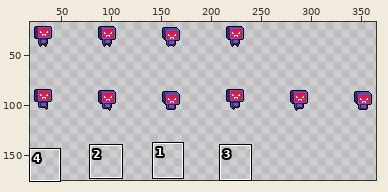
Two states of a sprite sheet, Assets/Entity/Enemy/NewEnemyRobo.png. Above, an overview of the earlier version with the close-up marked.
Close-up. Before the edit:
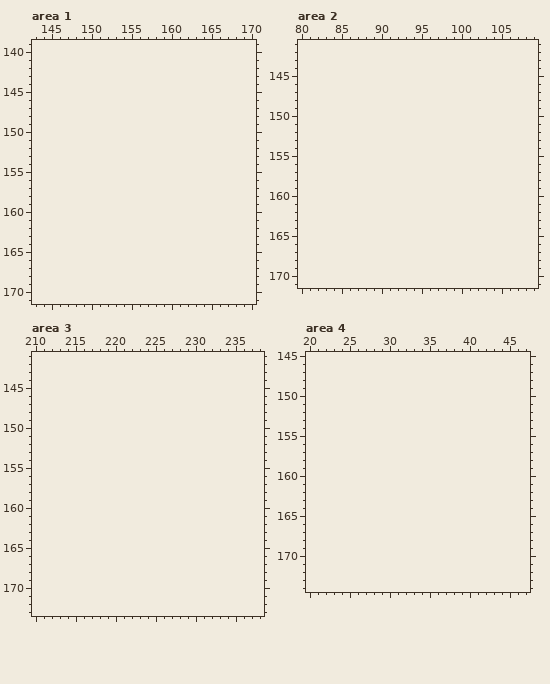
The file is 384x128 pixels. Shown: area 1: x 143..170, y 139..171; area 2: x 80..109, y 141..171; area 3: x 210..238, y 141..173; area 4: x 20..47, y 145..174. The old version is drawn lined up with the new one, on the new canvas. The wide view leaves out empty margins.
The result:
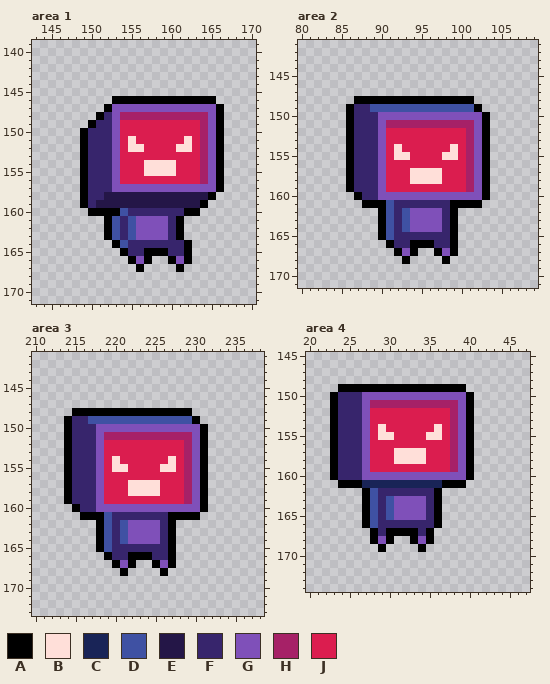
Palette (. is transparent): A #000000  B #ffdfd9  C #192457  D #3f51a3  E #241647  F #37256c  G #7f50b9  H #a62167  J #db1d4f
Log entry: Editor changes and hit animation for the enemy.
The exact change:
canvas 384x128 -> 384x192
--- area 1
@@ x 143..170 @@
 145 ............................
-146 ............................
-147 ............................
-148 ............................
-149 ............................
-150 ............................
-151 ............................
-152 ............................
-153 ............................
-154 ............................
-155 ............................
-156 ............................
-157 ............................
-158 ............................
-159 ............................
-160 ............................
-161 ............................
-162 ............................
-163 ............................
-164 ............................
-165 ............................
-166 ............................
-167 ............................
+146 ..........AAAAAAAAAAAAA.....
+147 .........AGGGGGGGGGGGGGA....
+148 ........AFGHHHHHHHHHHHGA....
+149 .......AFFGJJJJJJJJJJHGA....
+150 ......AFFFGJJJJJJJJJJHGA....
+151 ......AFFFGJBJJJJJJBJHGA....
+152 ......AFFFGJBBJJJJBBJHGA....
+153 ......AFFFGJJJJJJJJJJHGA....
+154 ......AFFFGJJJBBBBJJJHGA....
+155 ......AFFFGJJJBBBBJJJHGA....
+156 ......AFFFGJJJJJJJJJJHGA....
+157 ......AFFFGGGGGGGGGGGGGA....
+158 ......AFFEEEEEEEEEEEEEA.....
+159 ......AFEEEEEEEEEEEEEA......
+160 .......AAAADFFFFFFFAA.......
+161 .........ADFDGGGGFA.........
+162 .........ADFDGGGGFA.........
+163 .........ADFDGGGGFA.........
+164 ..........ADFFFFFFFA........
+165 ...........AFFAAAFFA........
+166 ............AGA..AGA........
+167 .............A....A.........
 168 ............................
--- area 2
@@ x 80..109 @@
 147 ..............................
-148 ..............................
-149 ..............................
-150 ..............................
-151 ..............................
-152 ..............................
-153 ..............................
-154 ..............................
-155 ..............................
-156 ..............................
-157 ..............................
-158 ..............................
-159 ..............................
-160 ..............................
-161 ..............................
-162 ..............................
-163 ..............................
-164 ..............................
-165 ..............................
-166 ..............................
-167 ..............................
-168 ..............................
+148 .......AAAAAAAAAAAAAAA........
+149 ......AFFDDDDDDDDDDDDDA.......
+150 ......AFFFGGGGGGGGGGGGGA......
+151 ......AFFFGHHHHHHHHHHHGA......
+152 ......AFFFGJJJJJJJJJJHGA......
+153 ......AFFFGJJJJJJJJJJHGA......
+154 ......AFFFGJBJJJJJJBJHGA......
+155 ......AFFFGJBBJJJJBBJHGA......
+156 ......AFFFGJJJJJJJJJJHGA......
+157 ......AFFFGJJJBBBBJJJHGA......
+158 ......AFFFGJJJBBBBJJJHGA......
+159 ......AFFFGJJJJJJJJJJHGA......
+160 .......AFFGGGGGGGGGGGGGA......
+161 ........AAADFFFFFFFAAAA.......
+162 ..........ADFDGGGGFA..........
+163 ..........ADFDGGGGFA..........
+164 ..........ADFDGGGGFA..........
+165 ..........ADFFFFFFFA..........
+166 ...........AFFAAAFFA..........
+167 ............AGA..AGA..........
+168 .............A....A...........
 169 ..............................
--- area 3
@@ x 210..238 @@
 147 .............................
-148 .............................
-149 .............................
-150 .............................
-151 .............................
-152 .............................
-153 .............................
-154 .............................
-155 .............................
-156 .............................
-157 .............................
-158 .............................
-159 .............................
-160 .............................
-161 .............................
-162 .............................
-163 .............................
-164 .............................
-165 .............................
-166 .............................
-167 .............................
-168 .............................
+148 .....AAAAAAAAAAAAAAA.........
+149 ....AFFDDDDDDDDDDDDDA........
+150 ....AFFFGGGGGGGGGGGGGA.......
+151 ....AFFFGHHHHHHHHHHHGA.......
+152 ....AFFFGJJJJJJJJJJHGA.......
+153 ....AFFFGJJJJJJJJJJHGA.......
+154 ....AFFFGJBJJJJJJBJHGA.......
+155 ....AFFFGJBBJJJJBBJHGA.......
+156 ....AFFFGJJJJJJJJJJHGA.......
+157 ....AFFFGJJJBBBBJJJHGA.......
+158 ....AFFFGJJJBBBBJJJHGA.......
+159 ....AFFFGJJJJJJJJJJHGA.......
+160 .....AFFGGGGGGGGGGGGGA.......
+161 ......AAADFFFFFFFAAAA........
+162 ........ADFDGGGGFA...........
+163 ........ADFDGGGGFA...........
+164 ........ADFDGGGGFA...........
+165 ........ADFFFFFFFA...........
+166 .........AFFAAAFFA...........
+167 ..........AGA..AGA...........
+168 ...........A....A............
 169 .............................
--- area 4
@@ x 20..47 @@
 148 ............................
-149 ............................
-150 ............................
-151 ............................
-152 ............................
-153 ............................
-154 ............................
-155 ............................
-156 ............................
-157 ............................
-158 ............................
-159 ............................
-160 ............................
-161 ............................
-162 ............................
-163 ............................
-164 ............................
-165 ............................
-166 ............................
-167 ............................
-168 ............................
-169 ............................
+149 ....AAAAAAAAAAAAAAAA........
+150 ...AFFFGGGGGGGGGGGGGA.......
+151 ...AFFFGHHHHHHHHHHHGA.......
+152 ...AFFFGJJJJJJJJJJHGA.......
+153 ...AFFFGJJJJJJJJJJHGA.......
+154 ...AFFFGJBJJJJJJBJHGA.......
+155 ...AFFFGJBBJJJJBBJHGA.......
+156 ...AFFFGJJJJJJJJJJHGA.......
+157 ...AFFFGJJJBBBBJJJHGA.......
+158 ...AFFFGJJJBBBBJJJHGA.......
+159 ...AFFFGJJJJJJJJJJHGA.......
+160 ...AFFFGGGGGGGGGGGGGA.......
+161 ....AAACCCCCCCCCCAAA........
+162 .......ADFFFFFFFA...........
+163 .......ADFDGGGGFA...........
+164 .......ADFDGGGGFA...........
+165 .......ADFDGGGGFA...........
+166 .......ADFFFFFFFA...........
+167 ........AFAAAAFA............
+168 ........AGA..AGA............
+169 .........A....A.............
 170 ............................
Changed places in both close-ups, as pixel boxes (x1, y1, x2, y2):
added: (80, 96, 224, 272)
added: (346, 96, 490, 264)
added: (64, 408, 208, 576)
added: (330, 384, 474, 552)
